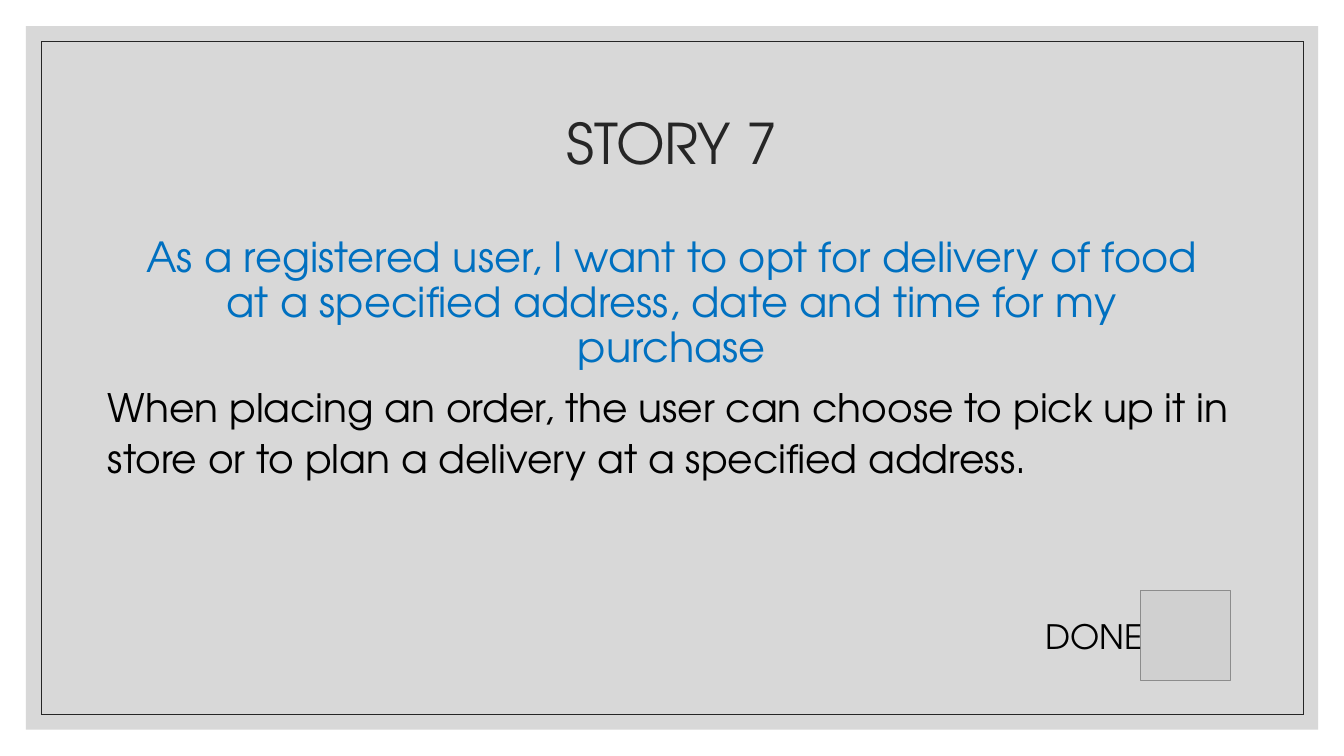
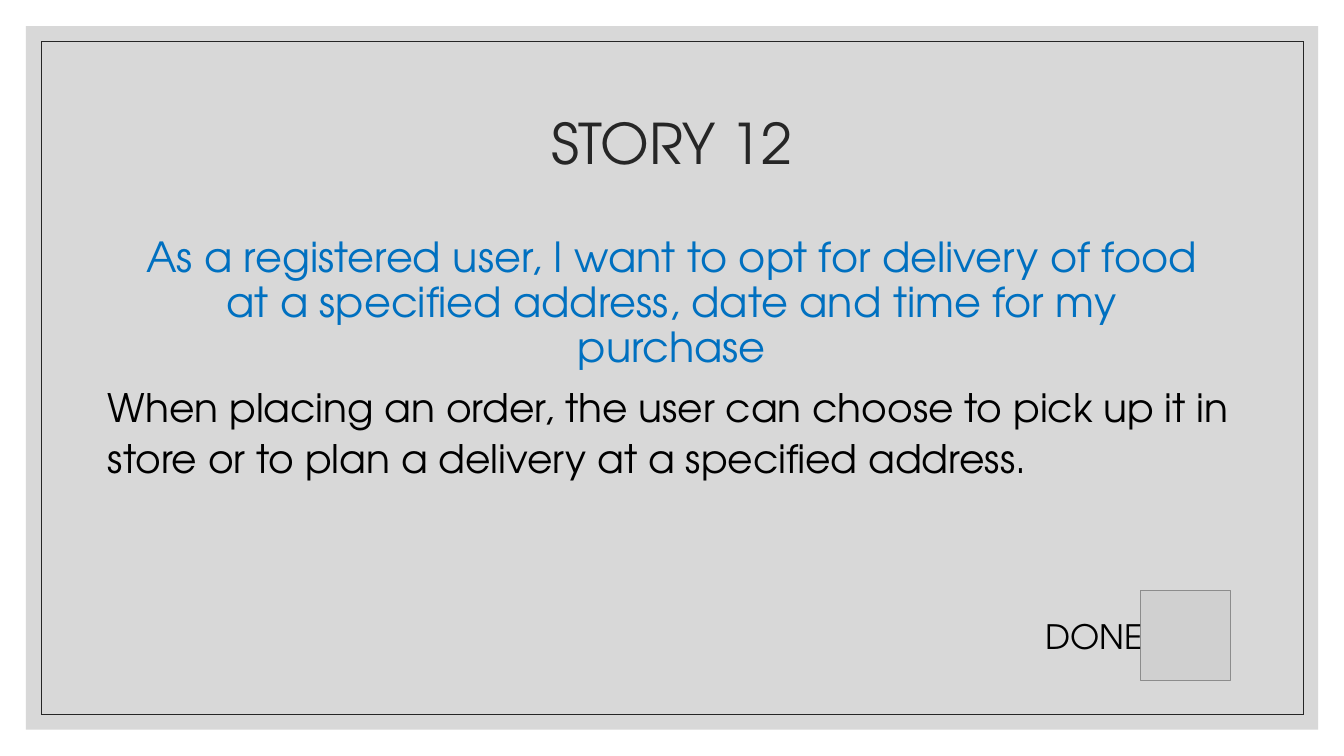
Before and after one commit to se2-p02/spg, a slide deck: slide 11 of presentations/SPG_spint2_presentation.pptx. Drawn at 1344x756 pixels with LibreOffice and Linux fonts; fonts in the diff are those of the drawing; grey boxes stand for pictures. Boxes give left, top, right and bottom in pixels: in the first picture for what was removed or moved away, otherwise in the second. Text is boxed around its words. In the diff, an @@ line names an element or a change of style, - is before the commit and + after.

```diff
--- a/presentations/SPG_spint2_presentation.pptx
+++ b/presentations/SPG_spint2_presentation.pptx
@@ title at <box>551,122,793,165</box>: text changed @@
-STORY 7
+STORY 12
```
Also in this commit, not shown: 6 other slides changed, 4 other files.
